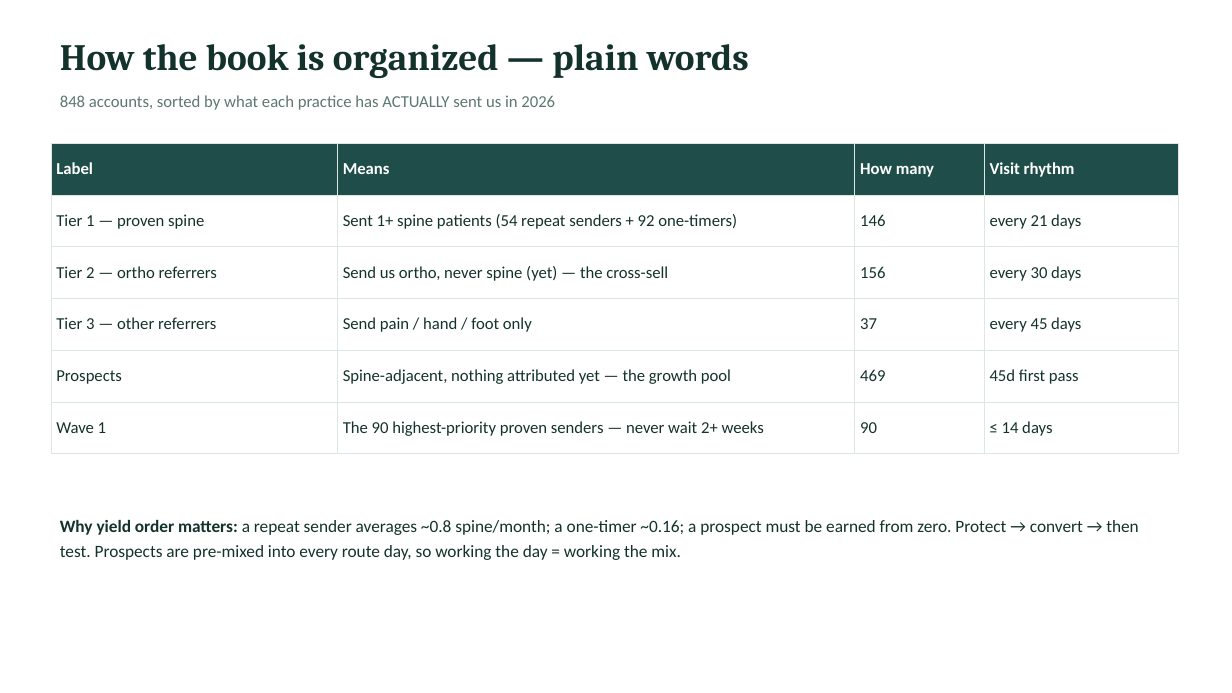
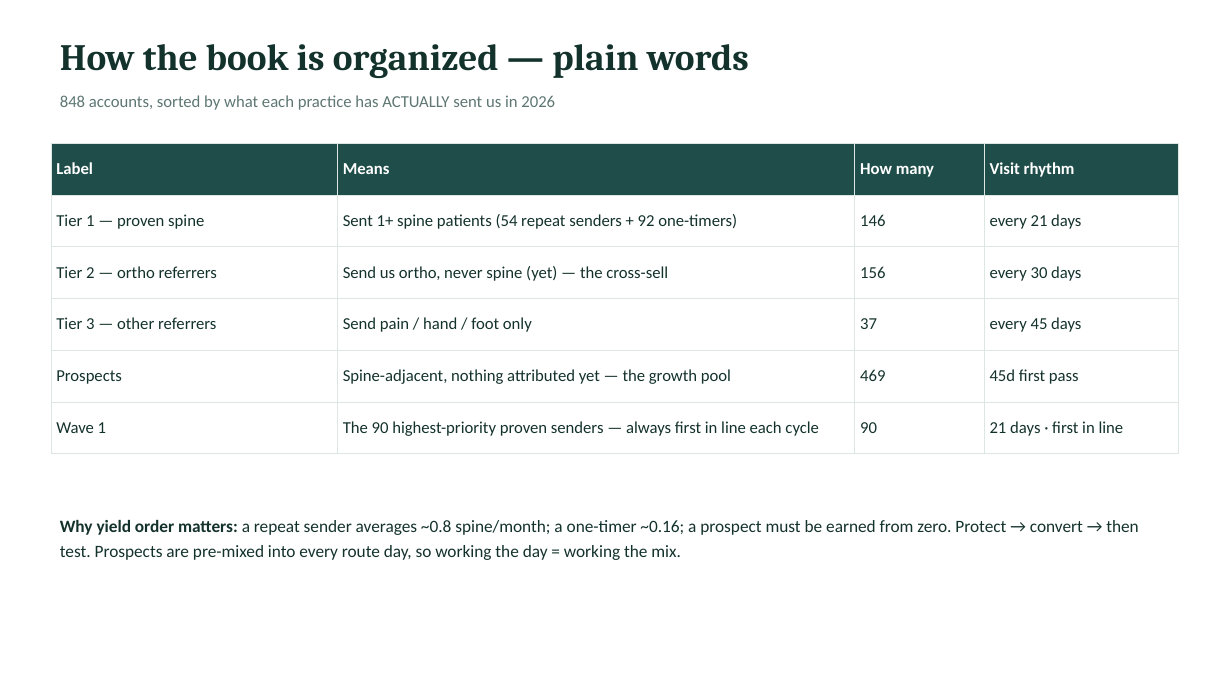
Before and after one commit to JosephAndrewMacLean/SHP, a slide deck: slide 4 of pm/kristen-share/SHP-Spine-Team-Rollout_Kristen_Jul22.pptx. Drawn at 1232x693 pixels with LibreOffice and Linux fonts; fonts in the diff are those of the drawing. Boxes give left, top, right and bottom in pixels: in the first picture for what was removed or moved away, otherwise in the second. Text is boxed around its words. In the diff, an @@ line names an element or a change of style, - is before the commit and + after.

```diff
--- a/pm/kristen-share/SHP-Spine-Team-Rollout_Kristen_Jul22.pptx
+++ b/pm/kristen-share/SHP-Spine-Team-Rollout_Kristen_Jul22.pptx
@@ table at (x1=51, y1=143, x2=1178, y2=454) @@
-row 6, column 2: The 90 highest-priority proven senders — never wait 2+ weeks
+row 6, column 2: The 90 highest-priority proven senders — always first in line each cycle
-row 6, column 4: ≤ 14 days
+row 6, column 4: 21 days · first in line
```
Also in this commit, not shown: 8 other slides changed, 1 slide removed, 7 other files.
